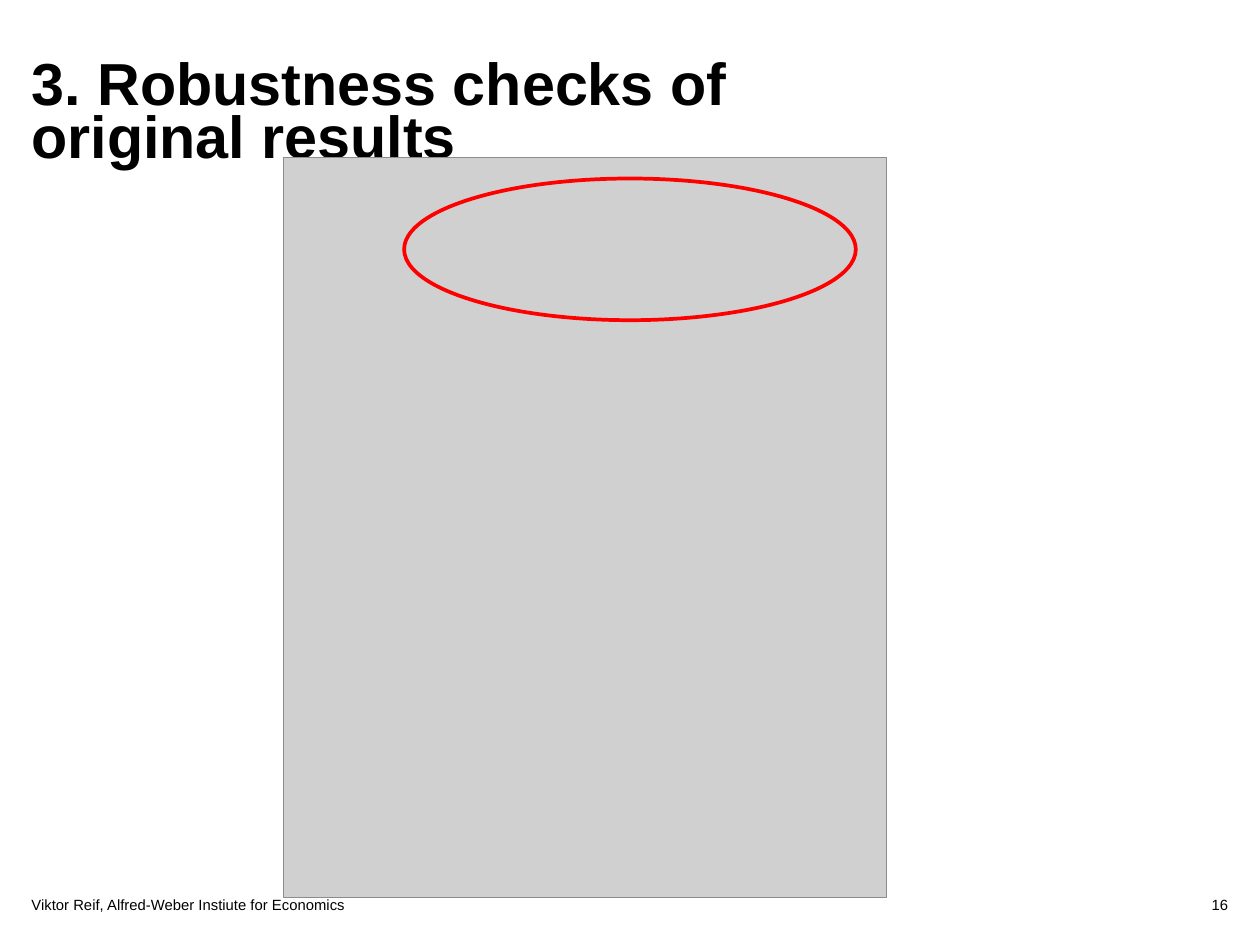
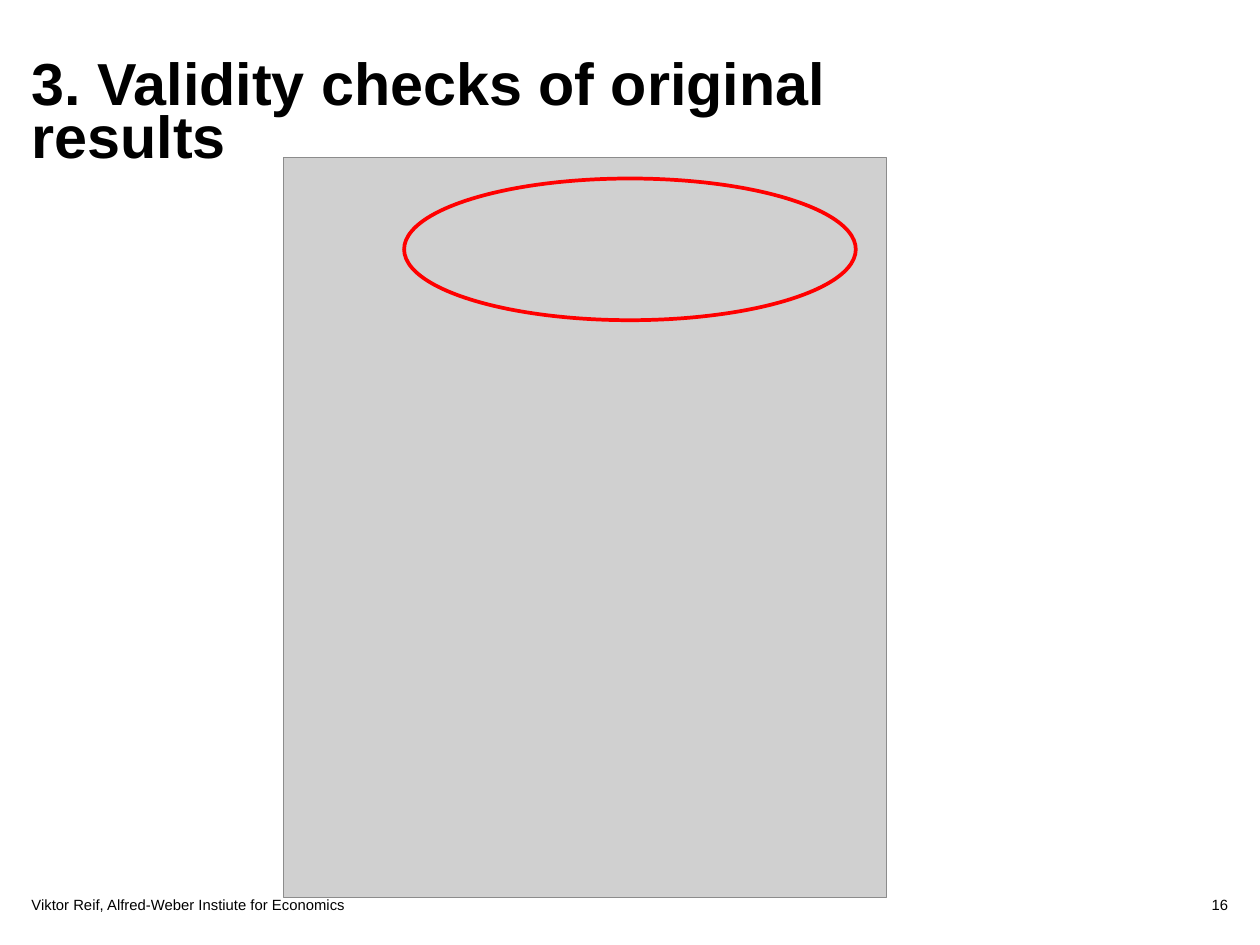
Before and after one commit to Viktorre/AME, a slide deck: slide 16 of presentation/praesi_ame.ppt. Drawn at 1260x945 pixels with LibreOffice and Linux fonts; fonts in the diff are those of the drawing; grey boxes stand for pictures; background and template pictures are left out. Boxes give left, top, right and bottom in pixels: in the first picture for what was removed or moved away, otherwise in the second. Text is boxed around its words. In the diff, an @@ line names an element or a change of style, - is before the commit and + after.

```diff
--- a/presentation/praesi_ame.ppt
+++ b/presentation/praesi_ame.ppt
@@ title at [31,62,825,159]: text changed @@
-3. Robustness checks of original results
+3. Validity checks of original results
```
Also in this commit, not shown: 7 other slides changed, 1 slide removed, 8 other files.
